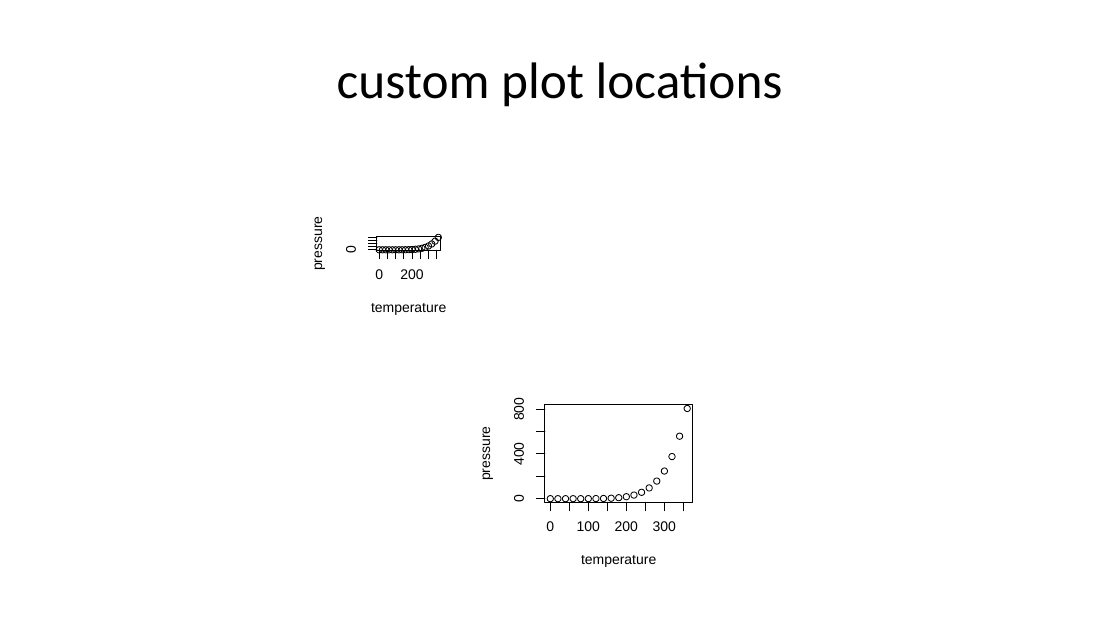
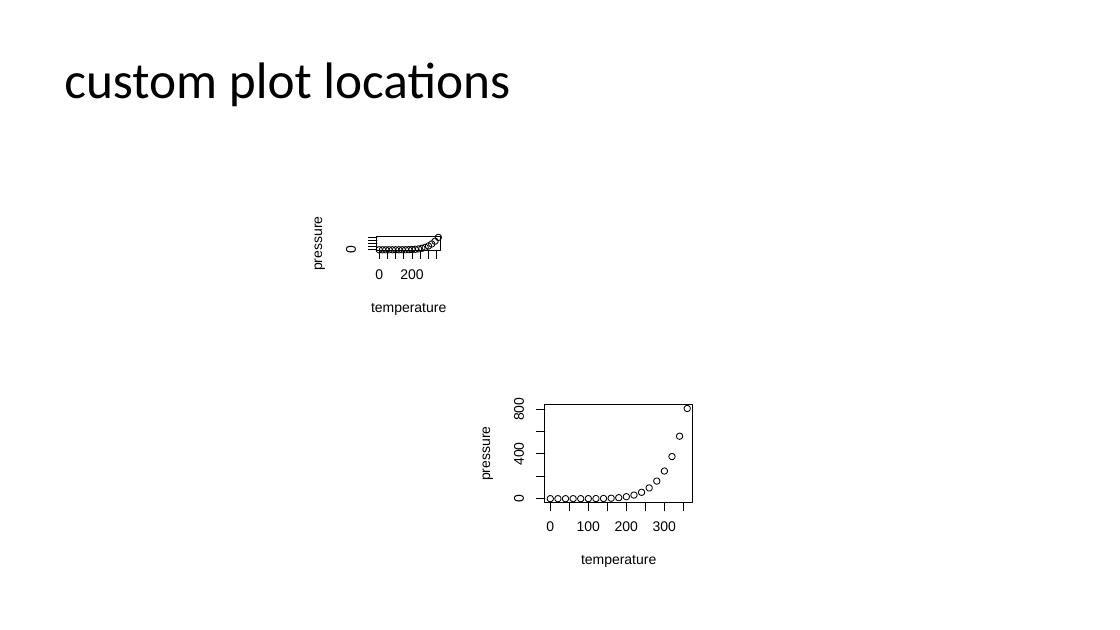
Before and after one commit to bcgov/climate-disturbances, a slide deck: slide 9 of out/pptx-template.pptx. Drawn at 1120x630 pixels with LibreOffice and Linux fonts; fonts in the diff are those of the drawing. Boxes give left, top, right and bottom in pixels: in the first picture for what was removed or moved away, otherwise in the second. Text is boxed around its words. In the diff, an @@ line names an element or a change of style, - is before the commit and + after.

```diff
--- a/out/pptx-template.pptx
+++ b/out/pptx-template.pptx
@@ title "custom plot locations" at [64,62,510,107]: alignment centre to left @@
```
Also in this commit, not shown: 8 other slides changed.
